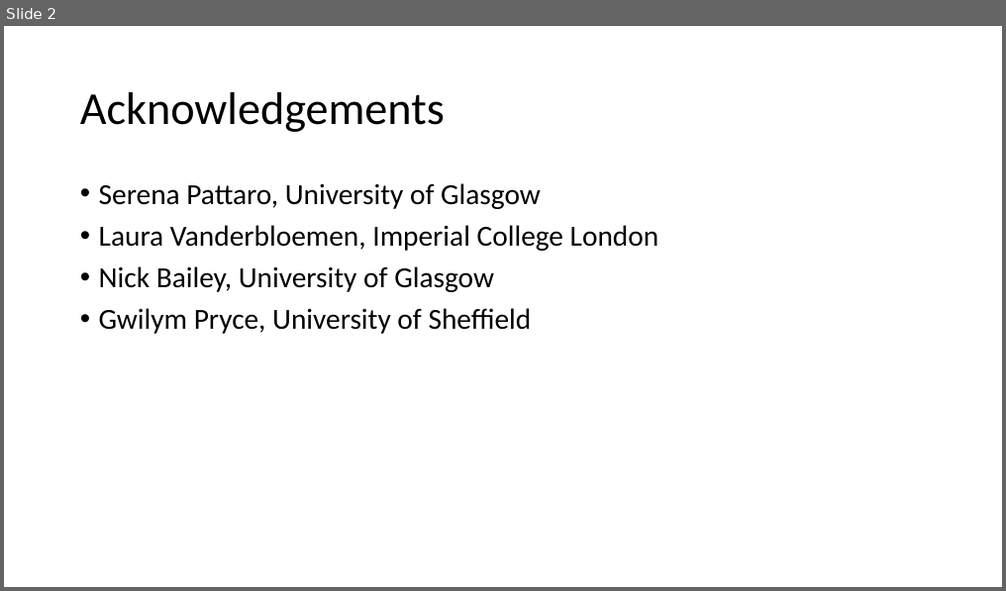
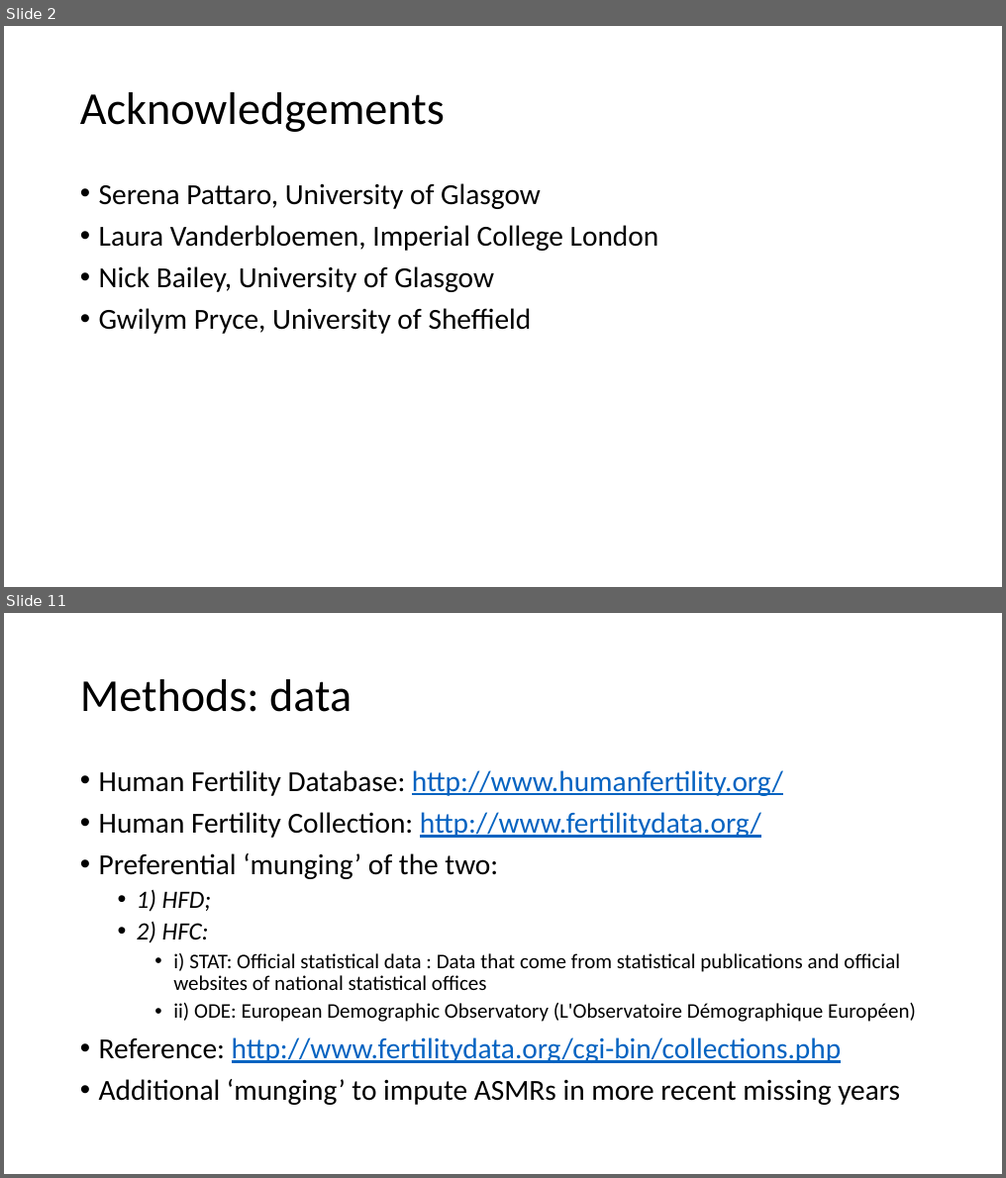
Before and after one commit to JonMinton/comparative_fertility, a slide deck: presentation/comparative_fertility_presentation.pptx. Shown one above the other, each under a label of ours: slide 2 before the commit, slides 2 and 11 after it; the slides between them are not shown. The pictures are 1006x591 and 1006x1178 pixels, drawn with LibreOffice and Linux fonts; fonts in the diff are those of the drawing. Boxes give left, top, right and bottom in pixels: in the first picture for what was removed or moved away, otherwise in the second. Text is boxed around its words. In the diff, an @@ line names an element or a change of style, - is before the commit and + after.

```diff
--- a/presentation/comparative_fertility_presentation.pptx
+++ b/presentation/comparative_fertility_presentation.pptx
@@ slide 11 added at <box>4,613,1002,1174</box>, background #FFFFFF @@
@@ title added at <box>80,679,351,712</box>, 44 pt, text #000000 @@
+Methods: data
@@ text added at <box>99,770,916,1105</box>, 28 pt, text #000000 @@
+• Human Fertility Database: http://www.humanfertility.org/
+• Human Fertility Collection: http://www.fertilitydata.org/
+• Preferential ‘munging’ of the two:
+  • 1) HFD;
+  • 2) HFC:
+    • i) STAT: Official statistical data : Data that come from statistical publications and official websites of national statistical offices
+    • ii) ODE: European Demographic Observatory (L'Observatoire Démographique Européen)
+• Reference: http://www.fertilitydata.org/cgi-bin/collections.php
+• Additional ‘munging’ to impute ASMRs in more recent missing years
```
Also in this commit, not shown: 3 slides changed, 22 other slides added, 2 other files.
